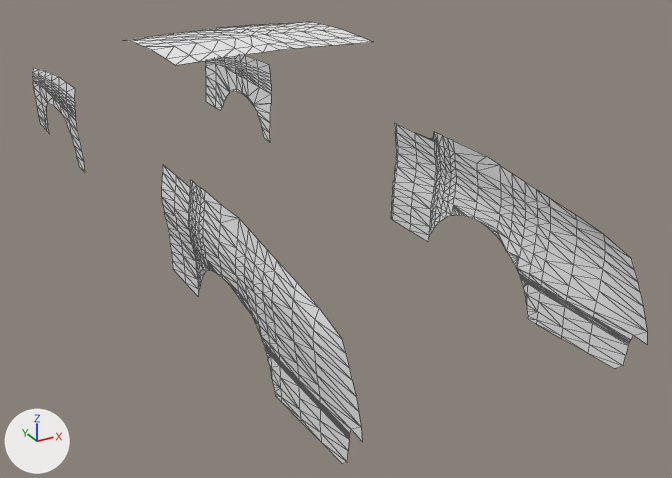
The OBJ model src/resources/Graphics/body.obj as it was, and as the next commit left it.
Camera for both pictures: a 50 mm camera at (-1.93, -3.27, 2.11) aimed at (0.3, 0.78, 0.08). Arrows for +X, +Y and +Z are at lower left; the lights stay in place. Mesh edges are drawn as thin lines. Where no turn or scale is listed for an object, it has been applied to the vertices.

Before the edit, the objects in view are built like this:
```python
ob_hood_000_plane_029 = bpy.data.objects.new('Hood.000_Plane.029', me_hood_000_plane_029)
ob_hood_000_plane_029.location = (0.0, 0.0, 0.0)
ob_hood_001_plane_030 = bpy.data.objects.new('Hood.001_Plane.030', me_hood_001_plane_030)
ob_hood_001_plane_030.location = (0.0, 0.0, 0.0)
ob_hood_004_plane_031 = bpy.data.objects.new('Hood.004_Plane.031', me_hood_004_plane_031)
ob_hood_004_plane_031.location = (0.0, 0.0, 0.0)
ob_hood_005_plane_032 = bpy.data.objects.new('Hood.005_Plane.032', me_hood_005_plane_032)
ob_hood_005_plane_032.location = (0.0, 0.0, 0.0)
ob_hood_006_plane_033 = bpy.data.objects.new('Hood.006_Plane.033', me_hood_006_plane_033)
ob_hood_006_plane_033.location = (0.0, 0.0, 0.0)
# me_hood_005_plane_032
# before: 13 (0.649, 3.532, 0.344) at pixel (206, 76), 14 (0.652, 3.532, 0.419) at pixel (205, 66), 45 (0.652, 3.332, 0.419) at pixel (215, 72), 48 (0.649, 3.332, 0.344) at pixel (215, 81)
```
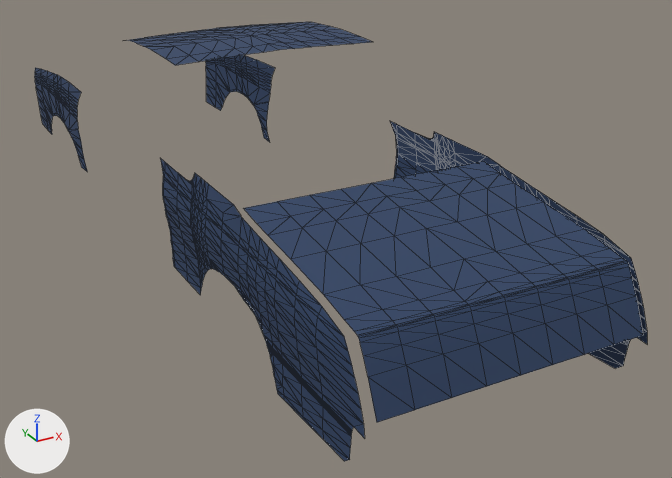
Changed parts and their boxes (x1, y1, x2, y2) in the pictures (672 x 478 px; the box of a moved part takes in the faces that stretch with it):
'TrunkLid_Plane.002', added (blue): after (244, 161, 643, 422)
'Hood.000_Plane.029', recoloured, surface changed, reshaped (white to blue, 89% wider, 39% taller): before (391, 123, 647, 368); after (161, 121, 647, 461)
'Hood.004_Plane.031', deleted: before (162, 165, 362, 464)
    faces in mat_paint (white #e7e7e7): (162, 165, 362, 464)
'Hood.006_Plane.033', recoloured, surface changed (white to blue): (128, 22, 372, 65) in both
'Hood.005_Plane.032', recoloured, surface changed, reshaped (white to blue, 265% wider, 33% taller): before (206, 55, 271, 142); after (35, 55, 275, 171)
'Hood.001_Plane.030', deleted: before (33, 68, 85, 172)
part 1 of me_hood_000_plane_029, added (blue): after (161, 159, 365, 461)
part 2 of me_hood_000_plane_029, built on: before (395, 123, 397, 139); after (390, 121, 631, 258)
part 3 of me_hood_005_plane_032, added (blue): after (35, 68, 87, 171)
part 4 of me_hood_005_plane_032, moved or reshaped: before (254, 60, 271, 141); after (254, 60, 275, 141)
part 5 of me_hood_005_plane_032, moved or reshaped: (206, 67, 216, 82) in both

What changed in the scene script:
```text
Change mat_paint:
    mat_paint.base_color: (0.8, 0.8, 0.8) -> (0.0231, 0.0516, 0.126)  # white #e7e7e7 -> dark blue #2a4063
    mat_paint.roughness: 1.0 -> 0.69
Change me_hood_000_plane_029:
    used by ob_hood_000_plane_029; location = (0.0, 0.0, 0.0)
    remove me_hood_000_plane_029.from_pydata(...)  # 331 vertices, 520 faces, 2 loose edges; spans x 0.63..0.66, y -1.1..0.76, z 0.07..0.75
    add me_hood_000_plane_029.from_pydata(...)  # 696 vertices, 1106 faces, 4 loose edges; spans x -0.66..0.66, y -1.1..0.81, z 0.07..0.75
    me_hood_000_plane_029 part 1: a new loose piece of 348 vertices spanning x -0.66..-0.63, y -1.1..0.81, z 0.07..0.75
    me_hood_000_plane_029 part 2: 1 vertex moved from x 0.64, y 0.76, z 0.69 to x 0.64, y 0.81, z 0.69; 1 vertex removed from x 0.64, y 0.76, z 0.64; 18 vertices added at x 0.64..0.65, y -0.81..0.78, z 0.62..0.64
Change me_hood_005_plane_032:
    used by ob_hood_005_plane_032; location = (0.0, 0.0, 0.0)
    verts and faces of me_hood_005_plane_032; kept vertices keep their numbers, new ones are numbered from 100
    remove me_hood_005_plane_032.from_pydata(...)  # 100 vertices, 150 faces; spans x 0.631..0.652, y 2.331..3.532, z 0.142..0.682
    add me_hood_005_plane_032.from_pydata(...)  # 200 vertices, 300 faces; spans x -0.652..0.652, y 2.234..3.532, z 0.142..0.679
    me_hood_005_plane_032 part 3: a new loose piece of 100 vertices spanning x -0.652..-0.631, y 2.234..3.532, z 0.142..0.679, in mat_paint (dark blue #2a4063)
    me_hood_005_plane_032 part 4
    6 faces are deleted
    12 vertices move from x 0.632..0.652, y 2.331, z 0.209..0.682 to x 0.632..0.652, y 2.234..2.383, z 0.209..0.679
    6 new faces join them
    me_hood_005_plane_032 part 5
    add delete_faces([(13, 45, 48), (13, 14, 45)])
    add faces += [(14, 45, 48), (13, 14, 48)]
Add me_trunklid_plane_002:
    me_trunklid_plane_002.from_pydata(...)  # 126 vertices, 208 faces; spans x -0.592..0.595, y -1.108..-0.068, z 0.344..0.731
    me_trunklid_plane_002.materials.append(mat_paint)  # dark blue #2a4063
Remove ob_hood_001_plane_030:
    ob_hood_001_plane_030 = bpy.data.objects.new('Hood.001_Plane.030', me_hood_001_plane_030)
    ob_hood_001_plane_030.location = (0.0, 0.0, 0.0)
Remove ob_hood_004_plane_031:
    ob_hood_004_plane_031 = bpy.data.objects.new('Hood.004_Plane.031', me_hood_004_plane_031)
    ob_hood_004_plane_031.location = (0.0, 0.0, 0.0)
Add ob_trunklid_plane_002:
    ob_trunklid_plane_002 = bpy.data.objects.new('TrunkLid_Plane.002', me_trunklid_plane_002)
    ob_trunklid_plane_002.location = (0.0, 0.0, 0.0)
```
